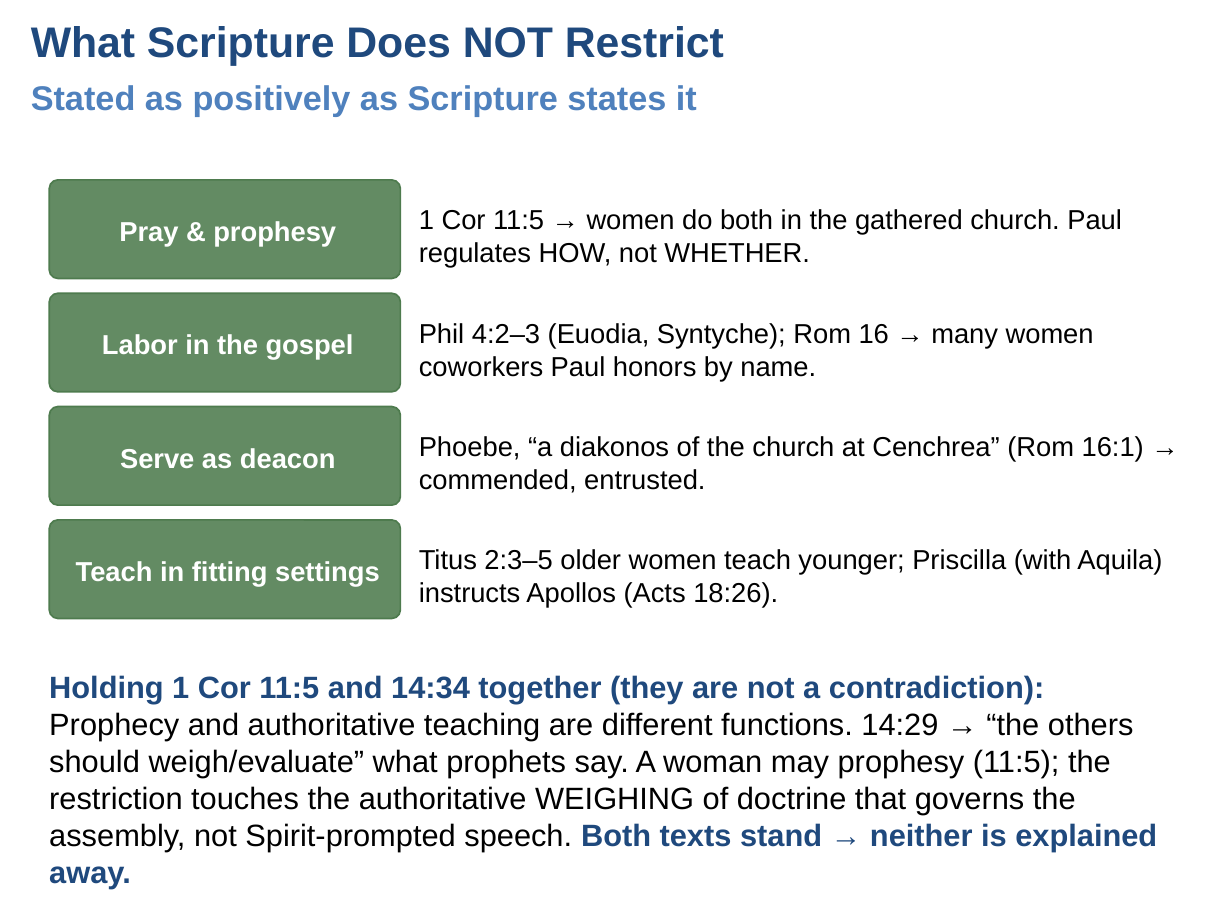
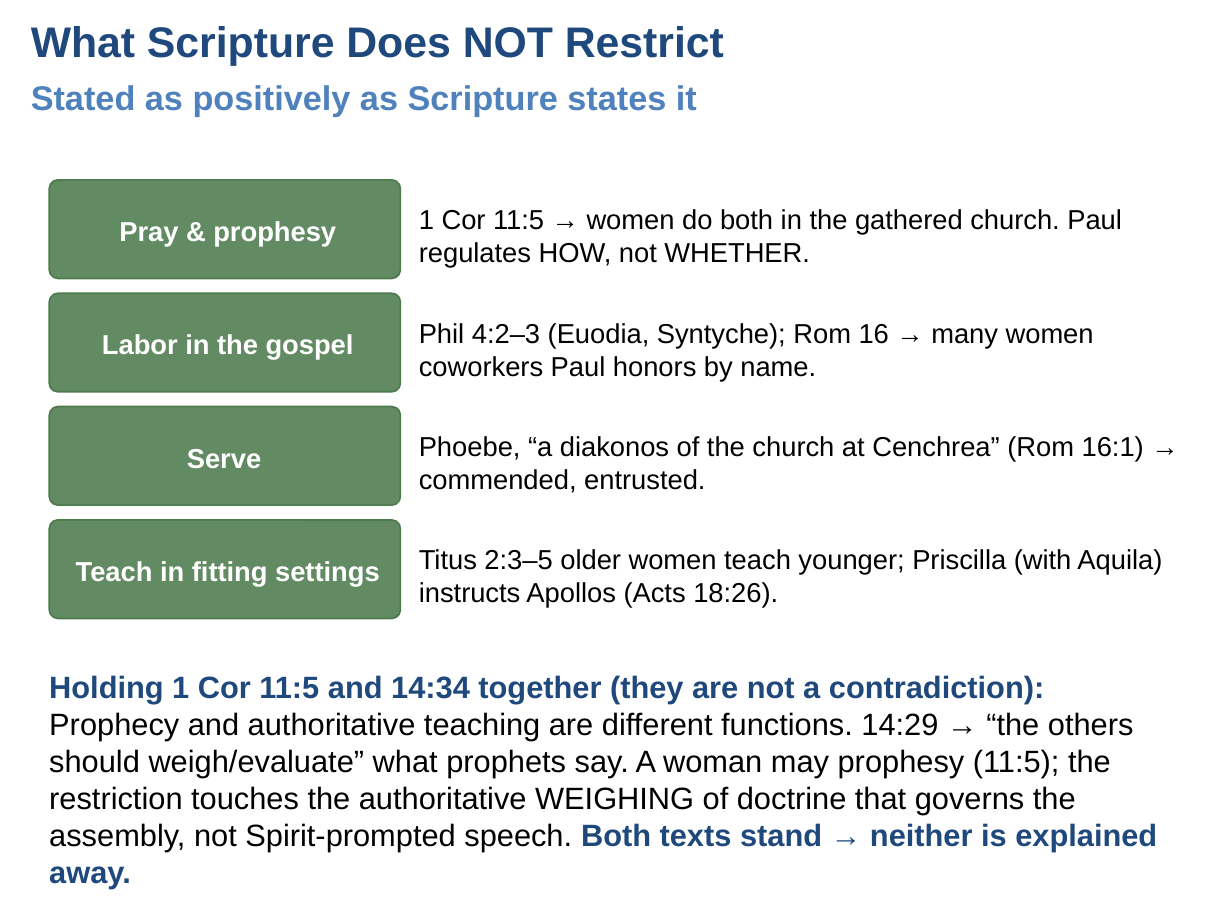
Before and after one commit to UsefulEngines/EvangelismPublic, a slide deck: slide 4 of 2026-Q4/11-GodsCreatedOrder/Week11-GodsCreatedOrder.pptx. Drawn at 1232x924 pixels with LibreOffice and Linux fonts; fonts in the diff are those of the drawing. Boxes give left, top, right and bottom in pixels: in the first picture for what was removed or moved away, otherwise in the second. Text is boxed around its words. In the diff, an @@ line names an element or a change of style, - is before the commit and + after.

```diff
--- a/2026-Q4/11-GodsCreatedOrder/Week11-GodsCreatedOrder.pptx
+++ b/2026-Q4/11-GodsCreatedOrder/Week11-GodsCreatedOrder.pptx
@@ text at (187,449,261,468): text changed @@
-Serve as deacon
+Serve
```
Also in this commit, not shown: 2 other slides changed, 4 other files.
